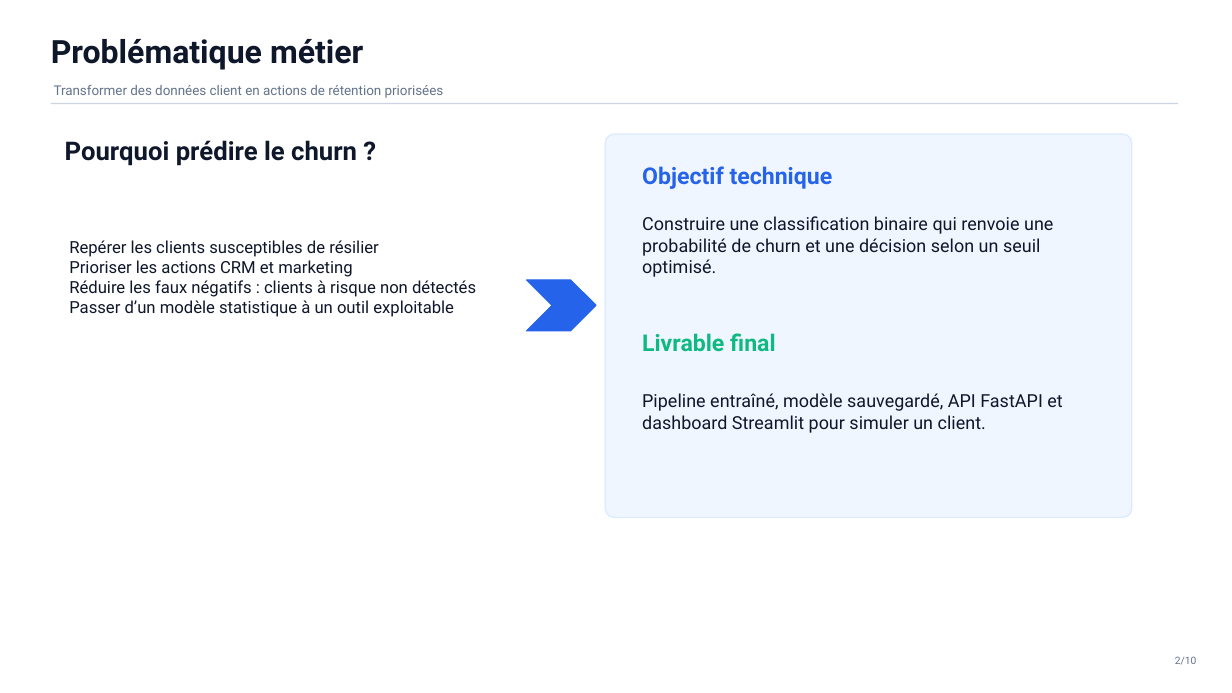
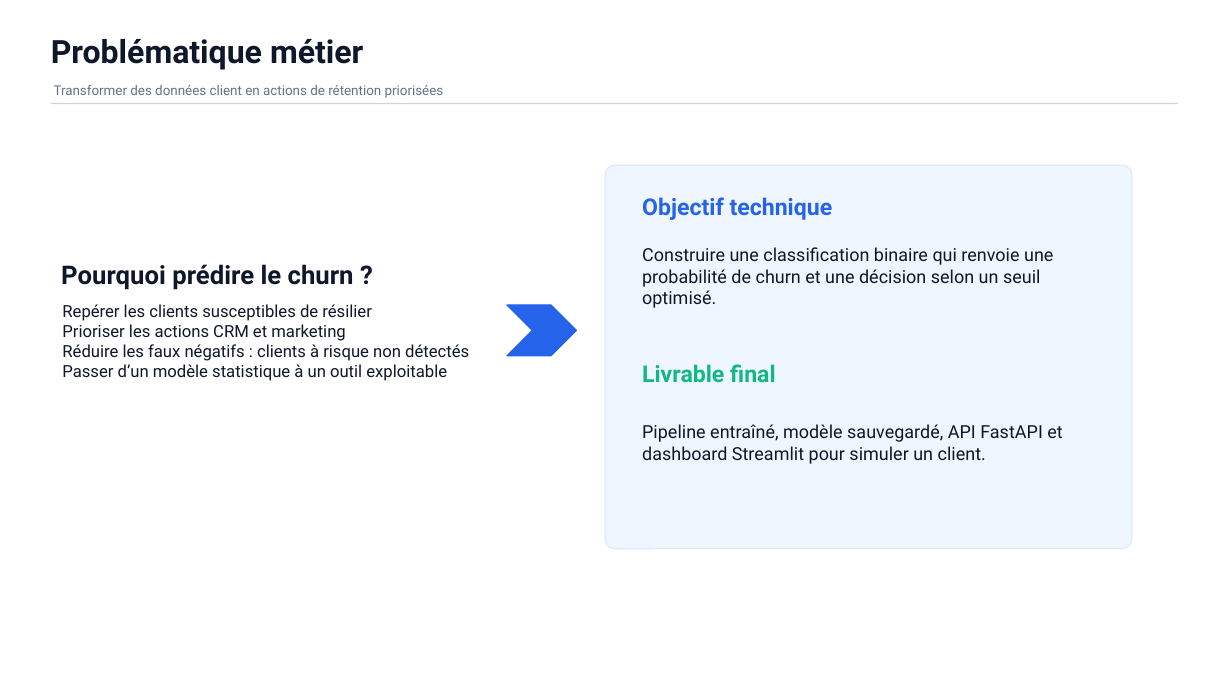
Before and after one commit to NerdBat/Projet-data-science, a slide deck: slide 2 of presentation data science.pptx. Drawn at 1232x693 pixels with LibreOffice and Linux fonts; fonts in the diff are those of the drawing. Boxes give left, top, right and bottom in pixels: in the first picture for what was removed or moved away, otherwise in the second. Text is boxed around its words. In the diff, an @@ line names an element or a change of style, - is before the commit and + after.

```diff
--- a/presentation data science.pptx
+++ b/presentation data science.pptx
@@ 4 texts, 1 rounded rectangle: place and size @@
-4 texts, 1 rounded rectangle at <box>605,134,1132,518</box>
+4 texts, 1 rounded rectangle at <box>605,165,1132,549</box>
@@ text "Pourquoi prédire le churn ?": place and size @@
-text "Pourquoi prédire le churn ?" at <box>65,140,357,166</box>
+text "Pourquoi prédire le churn ?" at <box>61,264,354,290</box>
@@ text "Repérer les clients susceptibles de ...": place and size @@
-text "Repérer les clients susceptibles de ..." at <box>69,240,476,317</box>
+text "Repérer les clients susceptibles de ..." at <box>62,304,469,381</box>
@@ chevron: place and size @@
-chevron at <box>527,280,596,331</box>
+chevron at <box>507,305,577,356</box>
@@ text removed at <box>1175,656,1197,665</box> @@
-2/10
```
Also in this commit, not shown: 13 other slides changed, 1 other file.
